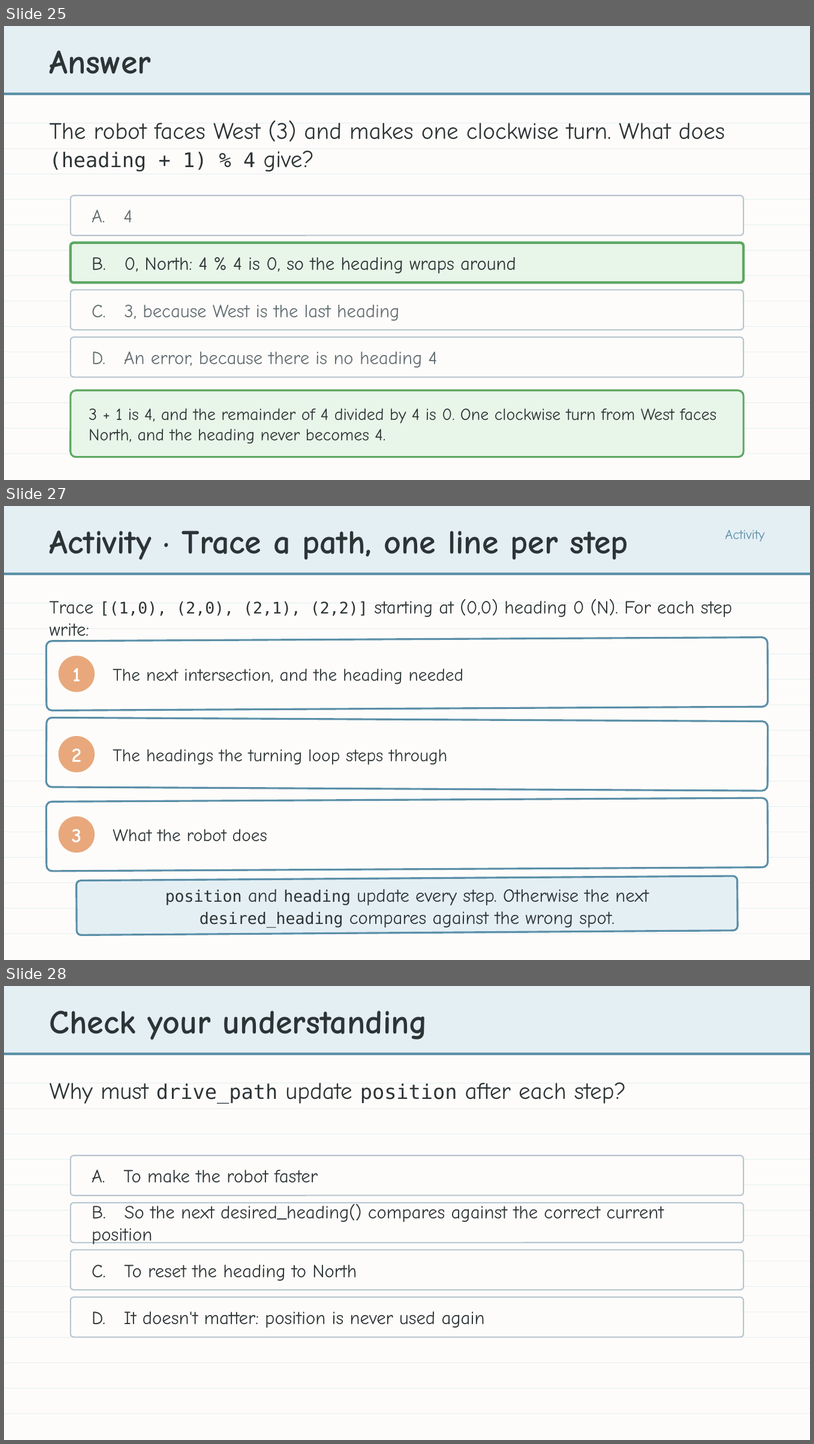
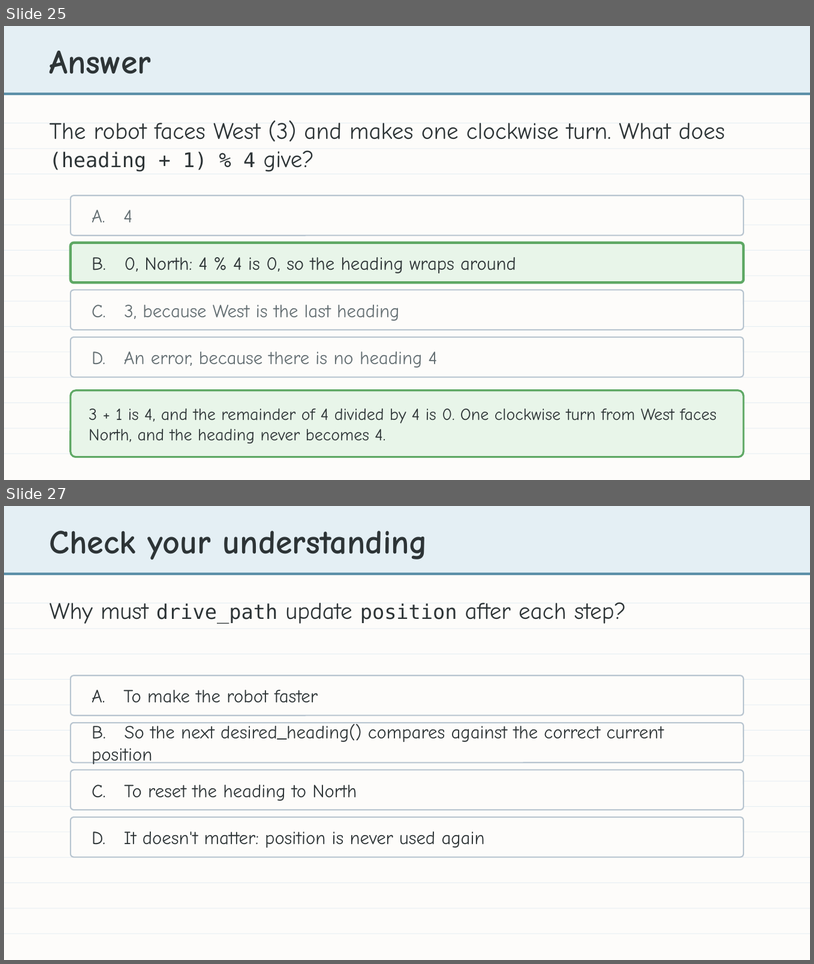
Before and after one commit to bradamiller/LearningPython, a slide deck: static/slides/module-04-manhattan/module-4-lesson-06-the-challenge-of-turning.pptx. Shown one above the other, each under a label of ours: slides 25, 27 and 28 before the commit, slides 25 and 27 after it; the slides between them are not shown. The pictures are 814x1444 and 814x964 pixels, drawn with LibreOffice and Linux fonts; fonts in the diff are those of the drawing. Boxes give left, top, right and bottom in pixels: in the first picture for what was removed or moved away, otherwise in the second. Text is boxed around its words. In the diff, an @@ line names an element or a change of style, - is before the commit and + after.

```diff
--- a/static/slides/module-04-manhattan/module-4-lesson-06-the-challenge-of-turning.pptx
+++ b/static/slides/module-04-manhattan/module-4-lesson-06-the-challenge-of-turning.pptx
@@ slide 27 removed at (4, 506, 810, 960), background #FDFCFA @@
@@ rectangle removed at (4, 506, 810, 573) @@
@@ text removed at (50, 531, 629, 560) @@
-Activity · Trace a path, one line per step
@@ text removed at (725, 530, 765, 541) @@
-Activity
@@ rectangle removed at (4, 573, 810, 575) @@
@@ rectangle removed at (4, 603, 810, 603) @@
@@ text removed at (50, 599, 732, 642) @@
-Trace [(1,0), (2,0), (2,1), (2,2)] starting at (0,0) heading 0 (N). For each step write:
@@ rectangle removed at (4, 628, 810, 629) @@
@@ rounded rectangle removed at (46, 637, 768, 711) @@
@@ rectangle removed at (4, 654, 810, 654) @@
@@ ellipse removed at (59, 655, 95, 692) @@
@@ rectangle removed at (4, 679, 810, 679) @@
@@ text removed at (72, 668, 80, 681) @@
-1
@@ text removed at (113, 669, 464, 684) @@
-The next intersection, and the heading needed
@@ rectangle removed at (4, 705, 810, 705) @@
@@ rounded rectangle removed at (46, 718, 768, 791) @@
@@ rectangle removed at (4, 730, 810, 730) @@
@@ ellipse removed at (59, 736, 95, 772) @@
@@ rectangle removed at (4, 755, 810, 756) @@
@@ text removed at (72, 748, 82, 762) @@
-2
@@ text removed at (113, 749, 447, 765) @@
-The headings the turning loop steps through
@@ rectangle removed at (4, 781, 810, 781) @@
@@ rectangle removed at (4, 806, 810, 807) @@
@@ rounded rectangle removed at (46, 798, 768, 871) @@
@@ ellipse removed at (59, 816, 95, 853) @@
@@ text removed at (72, 829, 82, 842) @@
-3
@@ text removed at (113, 829, 267, 841) @@
-What the robot does
@@ rectangle removed at (4, 831, 810, 832) @@
@@ rectangle removed at (4, 857, 810, 858) @@
@@ rectangle removed at (4, 882, 810, 883) @@
@@ rounded rectangle removed at (77, 876, 738, 935) @@
@@ text removed at (165, 889, 649, 927) @@
-position and heading update every step. Otherwise the next desired_heading compares against the wrong spot.
@@ rectangle removed at (4, 907, 810, 908) @@
@@ rectangle removed at (4, 933, 810, 934) @@
@@ what was slide 28 is now slide 27 @@
```
Also in this commit, not shown: 1 slide changed, 2 other files.
